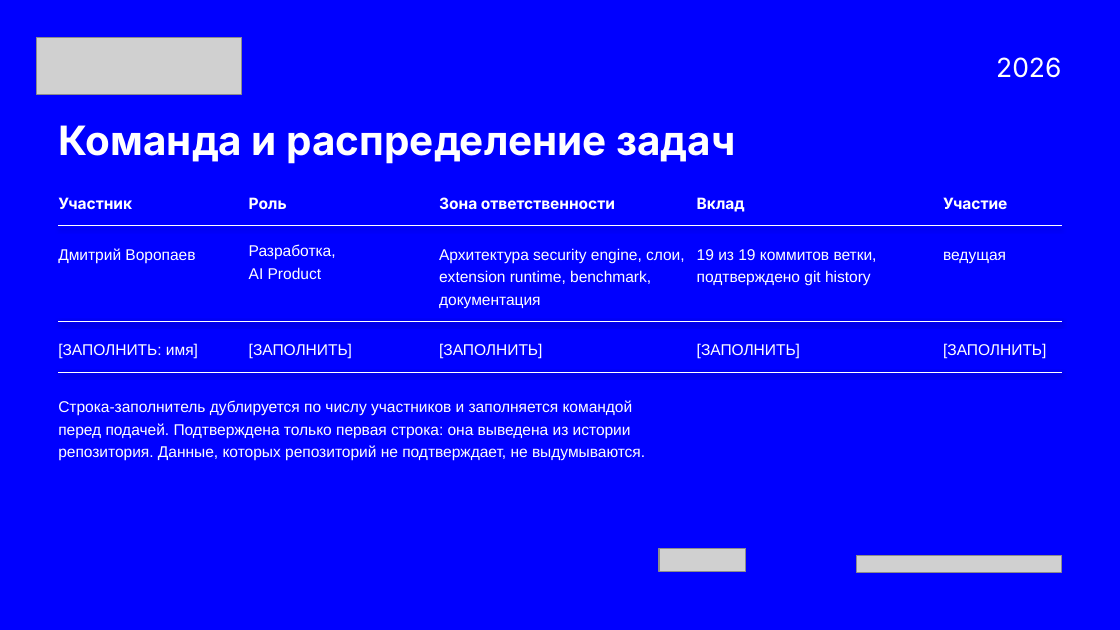
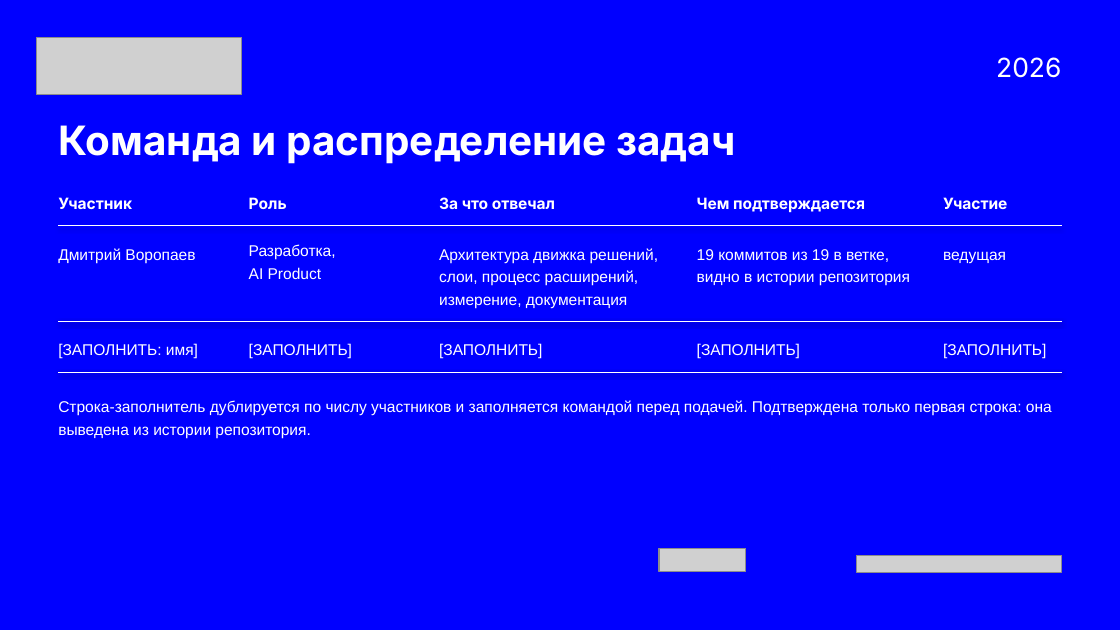
Before and after one commit to v0ropaev/kilocode, a slide deck: slide 16 of submission/Security-Auto-ATH.pptx (slide 14 before the commit). Drawn at 1120x630 pixels with LibreOffice and Linux fonts; fonts in the diff are those of the drawing; grey boxes stand for pictures. Boxes give left, top, right and bottom in pixels: in the first picture for what was removed or moved away, otherwise in the second. Text is boxed around its words. In the diff, an @@ line names an element or a change of style, - is before the commit and + after.

```diff
--- a/submission/Security-Auto-ATH.pptx
+++ b/submission/Security-Auto-ATH.pptx
@@ text at (439,197,555,209): text changed @@
-Зона ответственности
+За что отвечал
@@ text at (697,197,865,213): text changed @@
-Вклад
+Чем подтверждается
@@ text at (439,248,659,308): text changed @@
-Архитектура security engine, слои, extension runtime, benchmark, документация
+Архитектура движка решений, слои, процесс расширений, измерение, документация
@@ text at (697,249,910,286): text changed @@
-19 из 19 коммитов ветки, подтверждено git history
+19 коммитов из 19 в ветке, видно в истории репозитория
@@ text at (58,400,1052,438): text changed @@
-Строка-заполнитель дублируется по числу участников и заполняется командой перед подачей. Подтверждена только первая строка: она выведена из истории репозитория. Данные, которых репозиторий не подтверждает, не выдумываются.
+Строка-заполнитель дублируется по числу участников и заполняется командой перед подачей. Подтверждена только первая строка: она выведена из истории репозитория.
```
Also in this commit, not shown: 1 other slide changed, 14 slides added, 12 slides removed, 51 other files.
